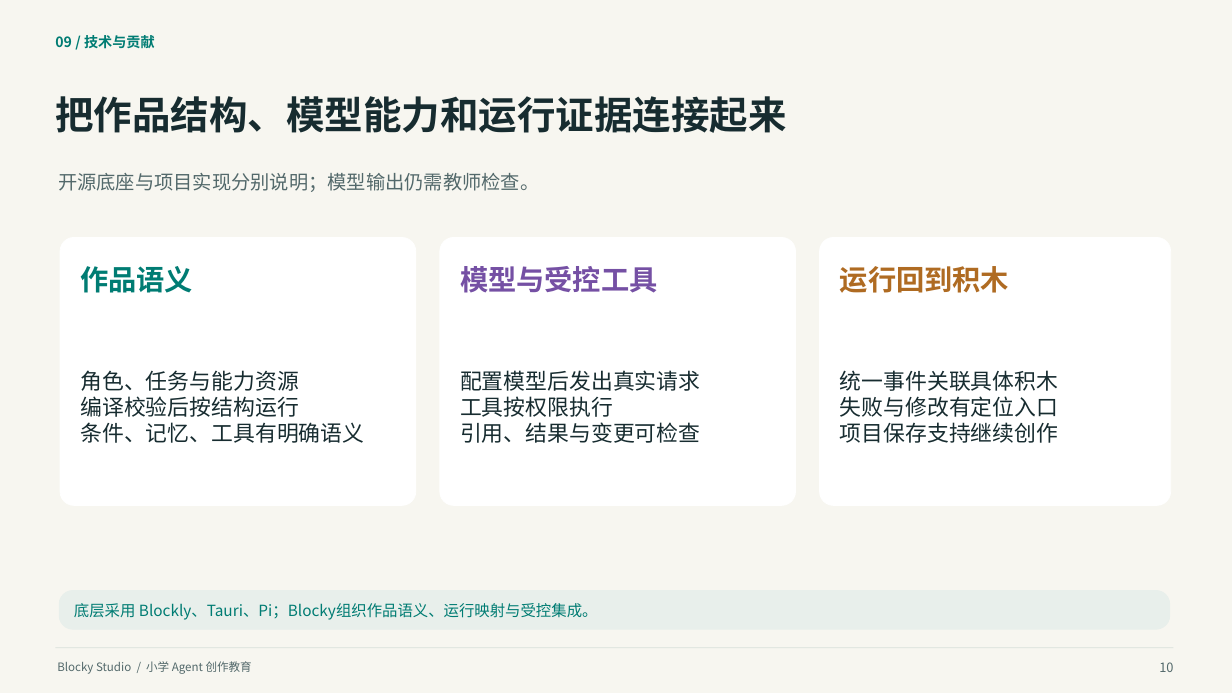
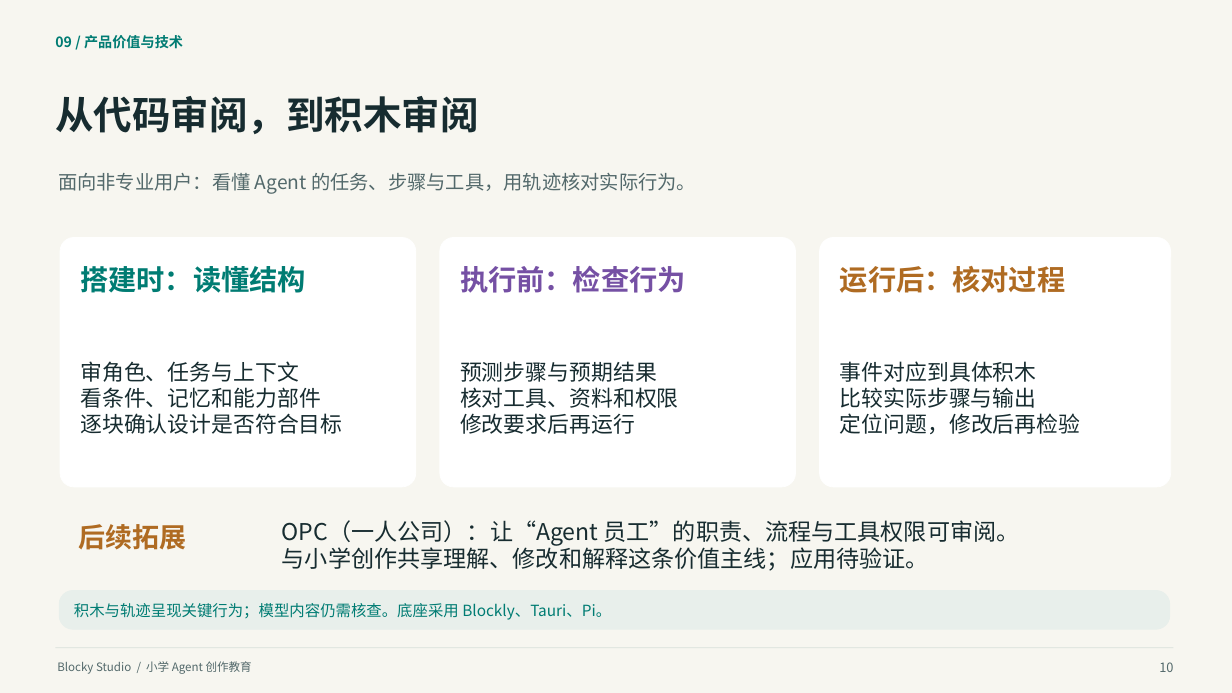
Before and after one commit to q2955161835-debug/Blocky-AI, a slide deck: slide 10 of doc/交付/2026-10-03-答辩与商业计划书/Blocky-Studio-小学Agent创作教育-2026-10-03.pptx. Drawn at 1232x693 pixels with LibreOffice and Linux fonts; fonts in the diff are those of the drawing. Boxes give left, top, right and bottom in pixels: in the first picture for what was removed or moved away, otherwise in the second. Text is boxed around its words. In the diff, an @@ line names an element or a change of style, - is before the commit and + after.

Commit message:
docs: add block review value and OPC direction to presentation and plan [skip ci]

```diff
--- a/doc/交付/2026-10-03-答辩与商业计划书/Blocky-Studio-小学Agent创作教育-2026-10-03.pptx
+++ b/doc/交付/2026-10-03-答辩与商业计划书/Blocky-Studio-小学Agent创作教育-2026-10-03.pptx
@@ text at (55, 35, 183, 49): text changed @@
-09 / 技术与贡献
+09 / 产品价值与技术
@@ text at (55, 96, 478, 134): text changed @@
-把作品结构、模型能力和运行证据连接起来
+从代码审阅，到积木审阅
@@ text at (58, 173, 696, 194): text changed @@
-开源底座与项目实现分别说明；模型输出仍需教师检查。
+面向非专业用户：看懂 Agent 的任务、步骤与工具，用轨迹核对实际行为。
@@ rounded rectangle: place and size @@
-rounded rectangle at (60, 238, 416, 506)
+rounded rectangle at (60, 238, 416, 487)
@@ rounded rectangle: place and size @@
-rounded rectangle at (440, 238, 796, 506)
+rounded rectangle at (440, 238, 796, 487)
@@ proportions changed in 3 elements at (60, 238, 416, 487), (440, 238, 796, 487), (820, 238, 1171, 487) @@
@@ rounded rectangle: place and size @@
-rounded rectangle at (820, 238, 1171, 506)
+rounded rectangle at (820, 238, 1171, 487)
@@ text at (80, 266, 305, 293): text changed @@
-作品语义
+搭建时：读懂结构
@@ text at (460, 266, 685, 293): text changed @@
-模型与受控工具
+执行前：检查行为
@@ text at (840, 266, 1065, 293): text changed @@
-运行回到积木
+运行后：核对过程
@@ text at (80, 361, 342, 434): text changed @@
-角色、任务与能力资源
-编译校验后按结构运行
-条件、记忆、工具有明确语义
+审角色、任务与上下文
+看条件、记忆和能力部件
+逐块确认设计是否符合目标
@@ text at (460, 361, 679, 434): text changed @@
-配置模型后发出真实请求
-工具按权限执行
-引用、结果与变更可检查
+预测步骤与预期结果
+核对工具、资料和权限
+修改要求后再运行
@@ text at (840, 361, 1080, 434): text changed @@
-统一事件关联具体积木
-失败与修改有定位入口
-项目保存支持继续创作
+事件对应到具体积木
+比较实际步骤与输出
+定位问题，修改后再检验
@@ text added at (79, 524, 187, 550), 21 pt, text #AF6B22, bold @@
+后续拓展
@@ text added at (282, 520, 1020, 571), 18 pt, text #172C30 @@
+OPC（一人公司）：让“Agent 员工”的职责、流程与工具权限可审阅。
+与小学创作共享理解、修改和解释这条价值主线；应用待验证。
@@ text at (74, 603, 611, 620): text changed @@
-底层采用 Blockly、Tauri、Pi；Blocky组织作品语义、运行映射与受控集成。
+积木与轨迹呈现关键行为；模型内容仍需核查。底座采用 Blockly、Tauri、Pi。
```
Also in this commit, not shown: 1 other slide changed, 32 other files.
